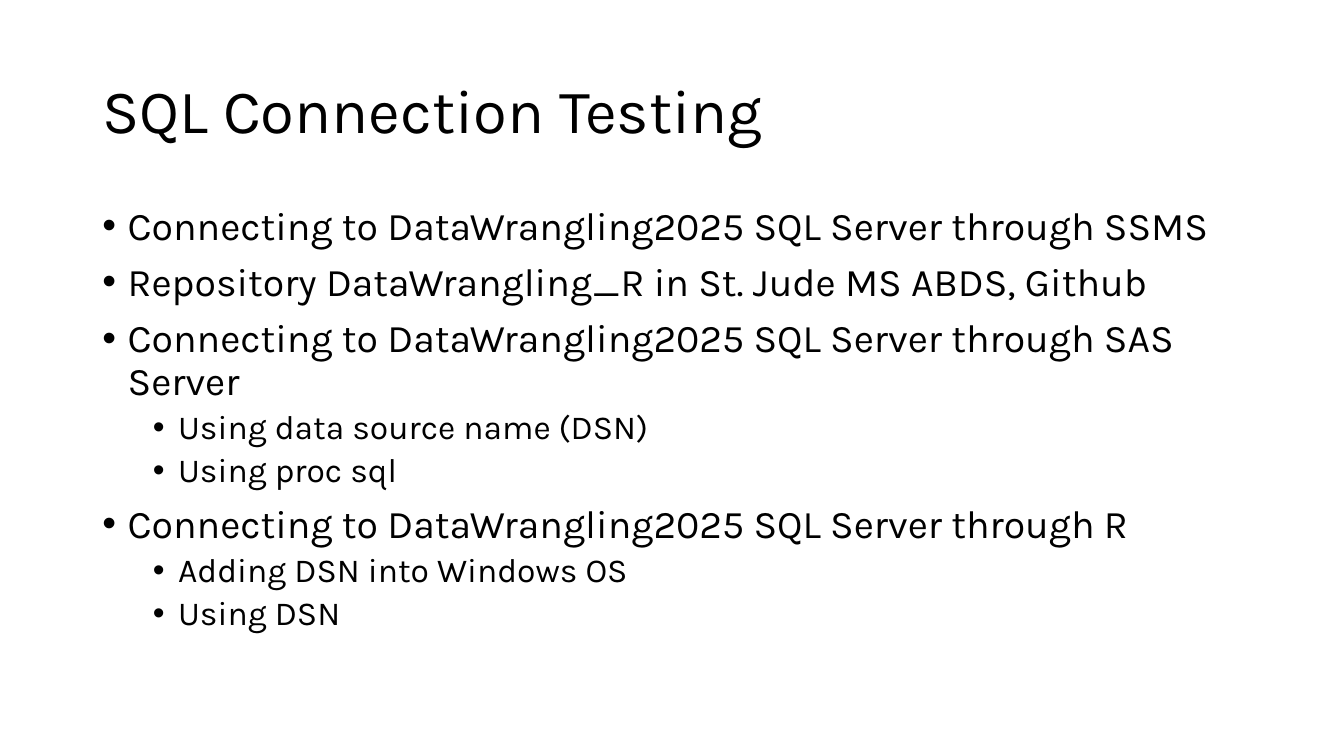
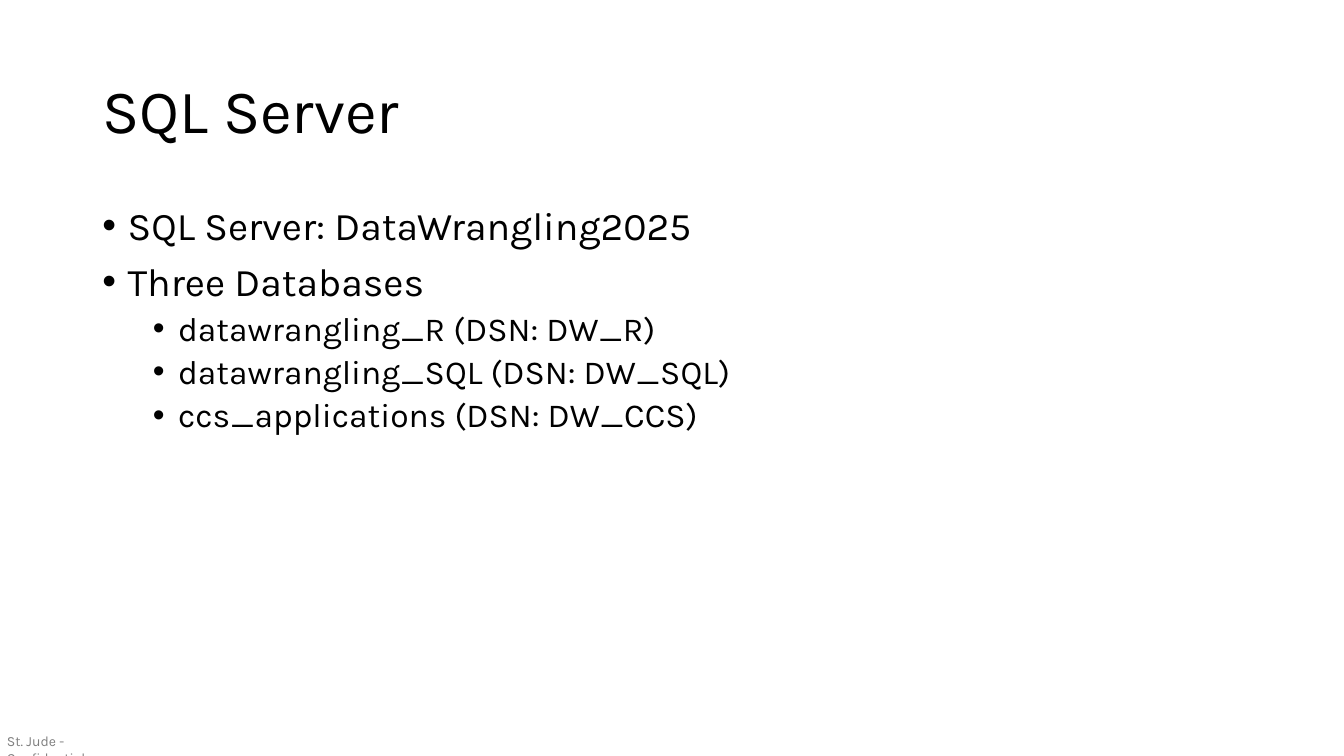
Before and after one commit to St-Jude-MS-ABDS/DataWrangling_R, a slide deck: slide 2 of testing/test_sql.pptx. Drawn at 1344x756 pixels with LibreOffice and Linux fonts; fonts in the diff are those of the drawing. Boxes give left, top, right and bottom in pixels: in the first picture for what was removed or moved away, otherwise in the second. Text is boxed around its words. In the diff, an @@ line names an element or a change of style, - is before the commit and + after.

Commit message:
Data Wrangling 2026: update SQL test slides

```diff
--- a/testing/test_sql.pptx
+++ b/testing/test_sql.pptx
@@ title at <box>102,93,399,144</box>: text changed @@
-SQL Connection Testing
+SQL Server
@@ text at <box>128,213,730,435</box>: text changed; size 28 to 24 pt @@
-• Connecting to DataWrangling2025 SQL Server through SSMS
-• Repository DataWrangling_R in St. Jude MS ABDS, Github
-• Connecting to DataWrangling2025 SQL Server through SAS Server
-  • Using data source name (DSN)
-  • Using proc sql
-• Connecting to DataWrangling2025 SQL Server through R
-  • Adding DSN into Windows OS
-  • Using DSN
+• SQL Server: DataWrangling2025
+• Three Databases
+  • datawrangling_R (DSN: DW_R)
+  • datawrangling_SQL (DSN: DW_SQL)
+  • ccs_applications (DSN: DW_CCS)
@@ text added at <box>7,736,56,746</box>, 10 pt, text #000000 at 50% opacity @@
+St. Jude - Confidential
```
Also in this commit, not shown: 16 other slides changed, 4 slides added, 1 slide removed.
